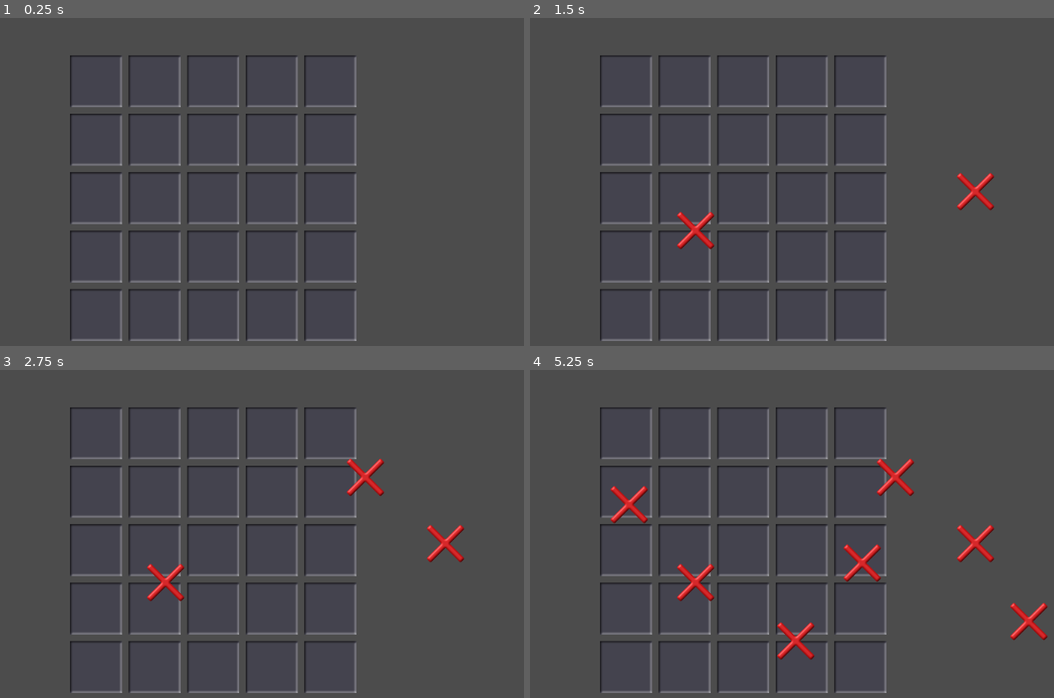
Above: before the commit, frames 1-4 (two rows, left to right).
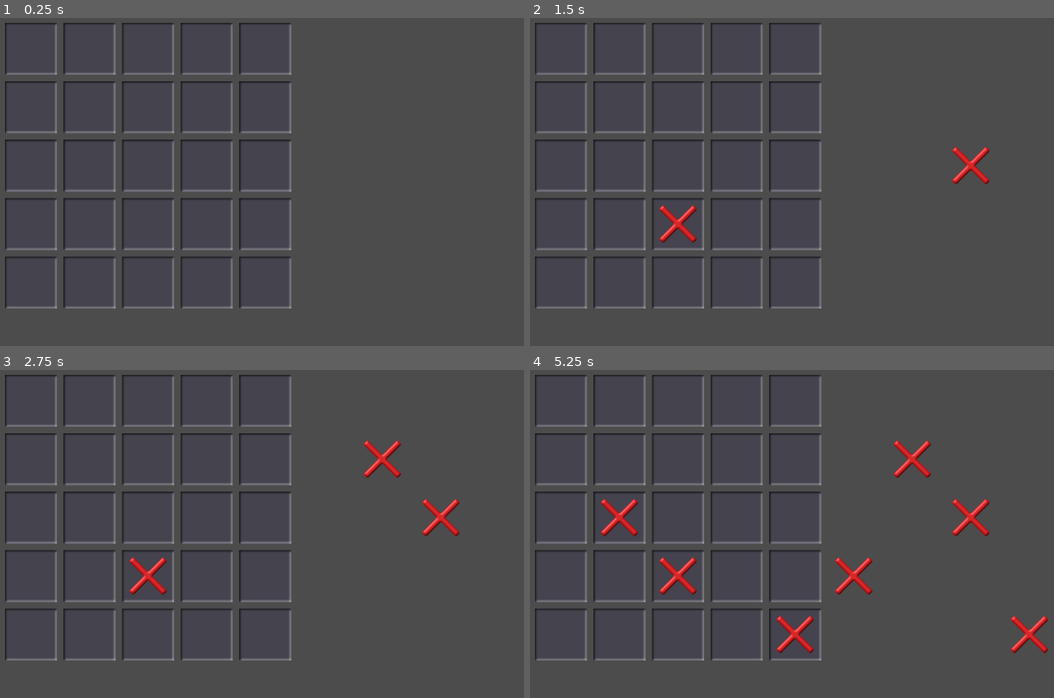
Above: after the commit, the same moments.

Repository: vibrunazo/godot-ttt
Game: Godot game, scene res://scenes/main.tscn
The game is run twice, just before and just after one commit, with the same random seed, the same clock (stepped at 60 frames per second) and the same inputs.
Inputs (mouse positions are in pixels of both pictures, inside the frame that each line leads up to):
- Up to frame 1 (0.25 s): no input
- Up to frame 2 (1.5 s): tap Enter at 0.5 s; move the mouse to (975, 191) at 0.52 s; press the mouse at (975, 191) at 0.53 s; tap Space at 1.25 s; move the mouse to (697, 231) at 1.27 s; release the mouse at (697, 231) at 1.28 s; click (697, 231) at 1.35 s
- Up to frame 3 (2.75 s): tap Enter at 2 s; move the mouse to (366, 478) at 2.02 s; press the mouse at (366, 478) at 2.03 s
- Up to frame 4 (5.25 s): tap Space at 2.75, 4.25 s; move the mouse to (797, 642) at 2.77 s; release the mouse at (797, 642) at 2.78 s; click (797, 642) at 2.85 s; tap Enter at 3.5 s; move the mouse to (1027, 622) at 3.52 s; press the mouse at (1027, 622) at 3.53 s; move the mouse to (629, 504) at 4.27 s; release the mouse at (629, 504) at 4.28 s; click (629, 504) at 4.35 s; move the mouse to (860, 563) at 5.02 s; press the mouse at (860, 563) at 5.03 s

The runs differ from the first frame. In frame 1, 9.8% of the frame differs, in the area x 0-69%, y 1-99%; in frame 2, 11%; in frame 3, 11%; in frame 4, 14%, in the area x 0-99%, y 1-99%.

Commit message:
snap to grid

Diff:
--- a/scenes/grid.gd
+++ b/scenes/grid.gd
@@ -6,6 +6,8 @@
 export var width = 3
 export var height = 3
 export var offset = 20
+export var tile_size = Vector2(80, 80)
+export var start_pos = Vector2(100, 50)
 
 # Declare member variables here. Examples:
 # var a = 2
@@ -14,7 +16,6 @@
 
 # Called when the node enters the scene tree for the first time.
 func _ready():
-	print('ready! grid!')
 	build_grid()
 
 
@@ -26,18 +27,32 @@
 
 func _input(event):
 	if event.is_action_pressed("ui_touch"):
-		print(event.as_text())
+#		print(event.as_text())
 		var new_ball = ball_scene.instance()
 		add_child(new_ball)
-		new_ball.position = event.position
+		var pos = snap_to_grid(event.position)
+		new_ball.position = pos
 
 func build_grid():
 	print('building le grid')
 	for x in width:
 		for y in width:
-			build_tile_at(200 + x * (80 + offset/2), 100 + y * (80 + offset/2))
+			build_tile_at(grid_to_pixel(x, y))
 
-func build_tile_at(x, y):
+func build_tile_at(pos):
 	var new_tile = tile_scene.instance()
-	new_tile.position = Vector2(x, y)
+	new_tile.position = pos
 	add_child(new_tile)
+
+func pixel_to_grid(x, y):
+	x = (x - start_pos.x) / (tile_size.x + offset/2)
+	y = (y - start_pos.y) / (tile_size.y + offset/2)
+	return Vector2(round(x), round(y))
+
+func grid_to_pixel(x, y):
+	return Vector2(start_pos.x + x * (tile_size.x + offset/2), start_pos.y + y * (tile_size.y + offset/2))
+
+func snap_to_grid(pos):
+	var tile = pixel_to_grid(pos.x, pos.y)
+	var pos_in_grid = grid_to_pixel(tile.x, tile.y)
+	return pos_in_grid
